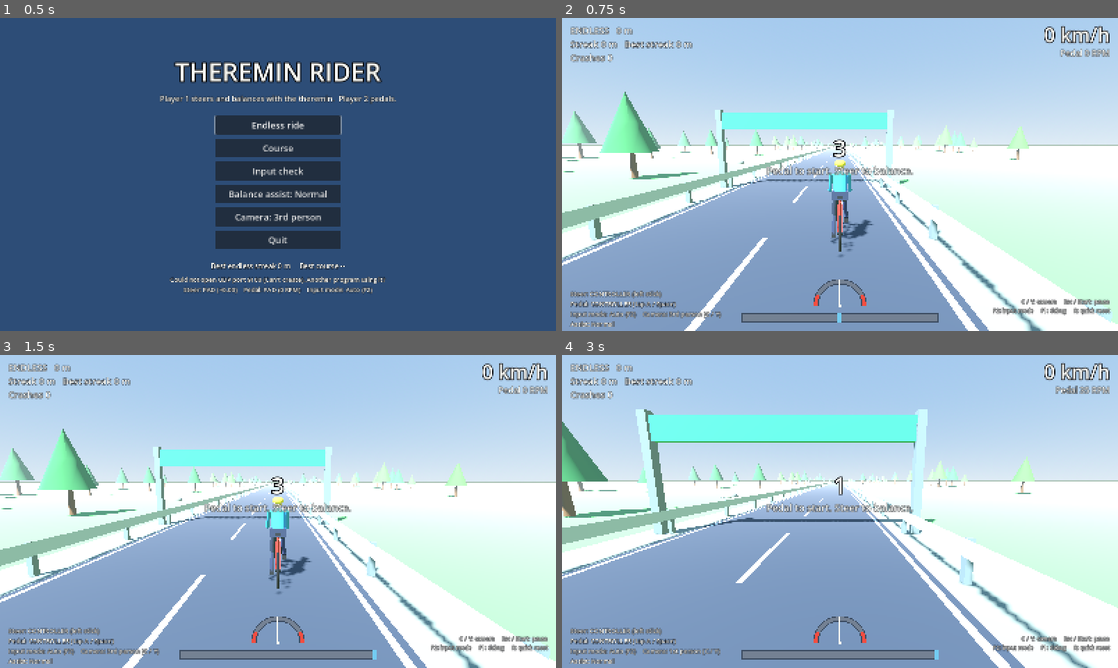
Above: before the commit, frames 1-4 (two rows, left to right).
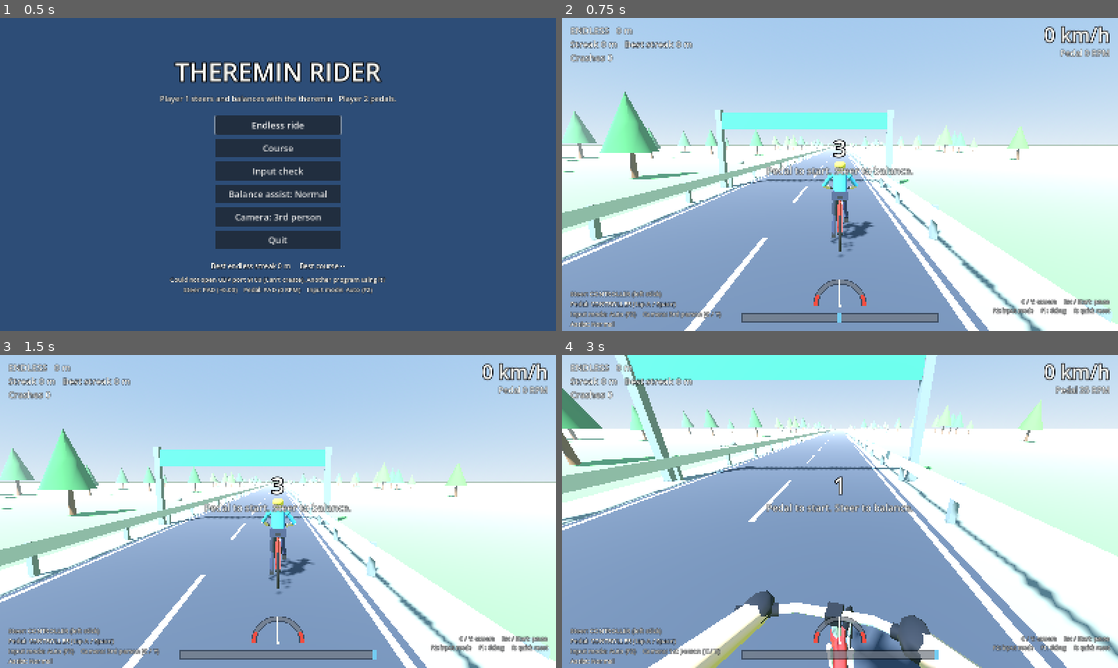
Above: after the commit, the same moments.

Repository: sahandazimi02-cmyk/ThereminRider
Game: Godot game, scene res://scenes/main_menu.tscn
Two runs of this game, one before a commit and one after it. Both use one fixed random seed, a clock stepped at 60 frames per second and the inputs below.
Inputs:
- Up to frame 1 (0.5 s): no input
- Up to frame 2 (0.75 s): click "Endless ride" at 0.5 s
- Up to frame 3 (1.5 s): tap A (steer_left) at 1.25 s; hold D (steer_right) from 1.28 s (still down); hold Space (pedal) from 1.28 s (still down)
- Up to frame 4 (3 s): tap A (steer_left) at 2 s; release D (steer_right) at 2.03 s; release Space (pedal) at 2.03 s; hold A (steer_left) 2.03-2.78 s; tap Space (pedal) at 2.1 s; hold D (steer_right) from 2.78 s (still down); hold C (toggle_camera) from 2.78 s (still down)

Frame 1 is identical in both runs. In frame 2, 0.2% of the frame differs, in the area x 46-56%, y 45-68%; in frame 3, 0.2%; in frame 4, 57%, in the area x 0-100%, y 0-100%.

Commit message:
feat: 0.4.0 true first person with arms and handlebar; bike model and FP camera editable in Godot
- New scenes/bike/bike_model.tscn: @tool BikeModel with Inspector fields for every
  shape point (live rebuild in the editor) and a FirstPersonCamera node that sets
  the first-person position, angle and FOV.
- Arms with elbows (IK), gloved hands, swept-back bar, more upright rider.
- Removed road_tuning.fp_pitch_deg / fp_fov_deg (replaced by the camera node).

Co-Authored-By: Claude Opus 5.5 <noreply@anthropic.com>

Diff:
--- /dev/null
+++ b/scenes/bike/bike_model.tscn
@@ -0,0 +1,13 @@
+[gd_scene format=3]
+
+[ext_resource type="Script" path="res://scripts/bike/bike_model.gd" id="1_model"]
+
+[node name="BikeModel" type="Node3D" node_paths=PackedStringArray("first_person_camera")]
+script = ExtResource("1_model")
+first_person_camera = NodePath("FirstPersonCamera")
+
+[node name="FirstPersonCamera" type="Camera3D" parent="."]
+transform = Transform3D(1, 0, 0, 0, 0.9135455, 0.4067366, 0, -0.4067366, 0.9135455, 0, 1.56, 0.04)
+near = 0.05
+far = 900.0
+fov = 80.0
--- a/scripts/bike/bike.gd
+++ b/scripts/bike/bike.gd
@@ -51,6 +51,10 @@
 ## game plays the big crash effects. False for plain balance/stall falls.
 var impact := false
 
+## Editable in the Godot editor: open this scene to change the bike, the rider
+## and the first-person camera.
+const MODEL_SCENE := preload("res://scenes/bike/bike_model.tscn")
+
 var model: BikeModel
 
 var _stall_t := 0.0
@@ -70,7 +74,7 @@
 func _ready() -> void:
 	if tuning == null:
 		tuning = BikeTuning.load_default()
-	model = BikeModel.new()
+	model = MODEL_SCENE.instantiate() as BikeModel
 	model.name = "Model"
 	add_child(model)
 	if noise_seed != 0:
--- a/scripts/bike/bike_camera.gd
+++ b/scripts/bike/bike_camera.gd
@@ -74,12 +74,11 @@
 
 
 func _first_person() -> void:
-	fov = tuning.fp_fov_deg
-	var eye := bike.global_transform * bike.model.eye_local()
-	var b := Basis(Vector3.UP, bike.yaw)
-	b = b * Basis(Vector3.BACK, -_roll * tuning.fp_roll_factor)
-	b = b * Basis(Vector3.RIGHT, deg_to_rad(tuning.fp_pitch_deg))
-	global_transform = Transform3D(b, eye)
+	# Placement and FOV come from the FirstPersonCamera node in
+	# scenes/bike/bike_model.tscn, so they're edited in the Godot editor.
+	fov = bike.model.first_person_fov()
+	var view := bike.model.first_person_transform(_roll * tuning.fp_roll_factor)
+	global_transform = Transform3D(Basis(Vector3.UP, bike.yaw) * view.basis, bike.global_transform * view.origin)
 
 
 func _chase(delta: float) -> void:
--- a/scripts/bike/bike_model.gd
+++ b/scripts/bike/bike_model.gd
@@ -1,30 +1,137 @@
+@tool
 ## Low-poly bicycle + rider built from primitives. Forward is -Z, right is +X,
 ## origin is on the ground midway between the wheels. Bike drives the pose
 ## through update_pose(); this script owns no gameplay logic.
+##
+## Lives in res://scenes/bike/bike_model.tscn. Open that scene to edit the
+## model: every point below is an Inspector field and the model rebuilds live
+## in the editor. The FirstPersonCamera child node IS the first-person view:
+## move/rotate it in the viewport, set its FOV, and tick "Preview" to see what
+## the rider sees. (The meshes are generated, so they don't show up in the
+## Scene dock and aren't saved into the .tscn.)
 class_name BikeModel
 extends Node3D
 
-# Visual geometry (metres, bike-local). Not gameplay tunables.
-const WHEEL_R := 0.34
-const HALF_WB := 0.525
-const BB := Vector3(0.0, 0.29, 0.10)
-const SEAT := Vector3(0.0, 0.93, 0.30)
-const HEAD_TOP := Vector3(0.0, 0.88, -0.40)
-const HEAD_BOT := Vector3(0.0, 0.70, -0.45)
-const STEER_PIVOT := Vector3(0.0, 0.0, -0.45)
-const BAR := Vector3(0.0, 0.99, -0.34)
-const BAR_HALF := 0.24
-const CRANK_R := 0.17
+@export_group("Bike")
+@export_range(0.2, 0.5, 0.005) var wheel_radius: float = 0.34:
+	set(v):
+		wheel_radius = v
+		_changed()
+## Half the distance between the axles.
+@export_range(0.3, 0.8, 0.005) var half_wheelbase: float = 0.525:
+	set(v):
+		half_wheelbase = v
+		_changed()
+## Crank axle.
+@export var bottom_bracket := Vector3(0.0, 0.29, 0.10):
+	set(v):
+		bottom_bracket = v
+		_changed()
+@export_range(0.1, 0.25, 0.005) var crank_radius: float = 0.17:
+	set(v):
+		crank_radius = v
+		_changed()
+@export var seat := Vector3(0.0, 0.93, 0.30):
+	set(v):
+		seat = v
+		_changed()
+@export var head_tube_top := Vector3(0.0, 0.88, -0.40):
+	set(v):
+		head_tube_top = v
+		_changed()
+## Bottom of the head tube. The steering turns around a vertical axis through it.
+@export var head_tube_bottom := Vector3(0.0, 0.70, -0.45):
+	set(v):
+		head_tube_bottom = v
+		_changed()
+## Centre of the handlebar (top of the stem).
+@export var handlebar := Vector3(0.0, 1.03, -0.36):
+	set(v):
+		handlebar = v
+		_changed()
+## Centre to bar end.
+@export_range(0.1, 0.45, 0.005) var handlebar_half_width: float = 0.27:
+	set(v):
+		handlebar_half_width = v
+		_changed()
+## How far the bar ends sweep back towards the rider.
+@export_range(-0.1, 0.25, 0.005) var handlebar_sweep: float = 0.07:
+	set(v):
+		handlebar_sweep = v
+		_changed()
+## How far the bar ends rise above the bar centre.
+@export_range(-0.1, 0.15, 0.005) var handlebar_rise: float = 0.03:
+	set(v):
+		handlebar_rise = v
+		_changed()
+
+@export_group("Rider")
+@export var show_rider := true:
+	set(v):
+		show_rider = v
+		_changed()
+## Centre of the hips (sits on the seat).
+@export var hip := Vector3(0.0, 1.00, 0.28):
+	set(v):
+		hip = v
+		_changed()
+@export_range(0.03, 0.2, 0.005) var hip_half_width: float = 0.09:
+	set(v):
+		hip_half_width = v
+		_changed()
+## Centre between the shoulders.
+@export var shoulder := Vector3(0.0, 1.38, 0.10):
+	set(v):
+		shoulder = v
+		_changed()
+@export_range(0.08, 0.3, 0.005) var shoulder_half_width: float = 0.19:
+	set(v):
+		shoulder_half_width = v
+		_changed()
+## Centre of the head (hidden in first person).
+@export var head := Vector3(0.0, 1.56, 0.06):
+	set(v):
+		head = v
+		_changed()
+@export_range(0.15, 0.5, 0.005) var upper_arm_length: float = 0.31:
+	set(v):
+		upper_arm_length = v
+		_changed()
+@export_range(0.15, 0.5, 0.005) var forearm_length: float = 0.30:
+	set(v):
+		forearm_length = v
+		_changed()
+## Which way the elbows bend: x = outwards, y = up, z = backwards.
+@export var elbow_direction := Vector3(1.0, -0.3, 0.6):
+	set(v):
+		elbow_direction = v
+		_changed()
+@export_range(0.2, 0.7, 0.005) var thigh_length: float = 0.47:
+	set(v):
+		thigh_length = v
+		_changed()
+@export_range(0.2, 0.7, 0.005) var shin_length: float = 0.46:
+	set(v):
+		shin_length = v
+		_changed()
+
+@export_group("First person")
+## The camera the first-person view copies (position, rotation and FOV).
+@export var first_person_camera: Camera3D
+## Editor only: hide the head and neck, as the game does in first person, so
+## the camera's Preview looks like the game.
+@export var preview_first_person := false:
+	set(v):
+		preview_first_person = v
+		_changed()
+
+# Fixed visual details (metres, bike-local). Not gameplay tunables.
 const PEDAL_X := 0.13
-const HIP := Vector3(0.0, 1.00, 0.28)
-const HIP_X := 0.09
-const SHOULDER := Vector3(0.0, 1.40, 0.0)
-const SHOULDER_X := 0.18
-const HEAD := Vector3(0.0, 1.58, -0.08)
-const THIGH := 0.47
-const SHIN := 0.46
-## First-person eye point (bike-local, before lean).
-const EYE := Vector3(0.0, 1.62, -0.12)
+const HAND_R := 0.045
+## Fallback eye point if the scene has no FirstPersonCamera.
+const DEFAULT_EYE := Vector3(0.0, 1.56, 0.02)
+const DEFAULT_FP_PITCH_DEG := -20.0
+const DEFAULT_FP_FOV := 80.0
 # Thrown-rider ragdoll-lite (visual only).
 const RIDER_PIVOT := Vector3(0.0, 1.0, 0.24)
 const RIDER_REST_H := 0.13
@@ -40,9 +147,12 @@
 var rider: Node3D
 var thrown := false
 
+var _neck: MeshInstance3D
 var _legs: Array = []  # [thigh, shin, foot] per side
-var _arms: Array[MeshInstance3D] = []
+var _arms: Array = []  # [upper arm, forearm, hand] per side
 var _pedals: Array[MeshInstance3D] = []
+var _head_visible := true
+var _pose := Vector4.ZERO  # last update_pose() args, re-applied after a rebuild
 var _r_pos := Vector3.ZERO
 var _r_vel := Vector3.ZERO
 var _r_basis := Basis.IDENTITY
@@ -51,87 +161,120 @@
 
 
 func _ready() -> void:
+	if first_person_camera == null:
+		first_person_camera = get_node_or_null("FirstPersonCamera") as Camera3D
+	if not Engine.is_editor_hint() and first_person_camera != null:
+		# Only a marker in the game; the game's BikeCamera does the rendering.
+		first_person_camera.current = false
 	_build()
 
 
+func _changed() -> void:
+	if is_node_ready():
+		_build()
+
+
 func _build() -> void:
+	# Look the old one up by name too: after an editor script reload the
+	# variable is reset but the generated node is still there.
+	var old := get_node_or_null("LeanPivot")
+	if old != null:
+		remove_child(old)
+		old.free()
+	thrown = false
+	_legs.clear()
+	_arms.clear()
+	_pedals.clear()
+
 	lean_pivot = Node3D.new()
 	lean_pivot.name = "LeanPivot"
 	add_child(lean_pivot)
 
-	var r_axle := Vector3(0.0, WHEEL_R, HALF_WB)
-	var f_axle := Vector3(0.0, WHEEL_R, -HALF_WB)
+	var r_axle := Vector3(0.0, wheel_radius, half_wheelbase)
+	var f_axle := Vector3(0.0, wheel_radius, -half_wheelbase)
+	var bb := bottom_bracket
 
 	# Frame
-	MeshKit.tube_between(lean_pivot, BB, SEAT, 0.022, "bike_frame")
-	MeshKit.tube_between(lean_pivot, BB, HEAD_BOT, 0.026, "bike_frame")
-	MeshKit.tube_between(lean_pivot, SEAT + Vector3(0, -0.06, 0), HEAD_TOP + Vector3(0, -0.02, 0), 0.022, "bike_frame")
+	MeshKit.tube_between(lean_pivot, bb, seat, 0.022, "bike_frame")
+	MeshKit.tube_between(lean_pivot, bb, head_tube_bottom, 0.026, "bike_frame")
+	MeshKit.tube_between(lean_pivot, seat + Vector3(0, -0.06, 0), head_tube_top + Vector3(0, -0.02, 0), 0.022, "bike_frame")
 	for x: float in [-0.05, 0.05]:
-		MeshKit.tube_between(lean_pivot, BB + Vector3(x, 0, 0), r_axle + Vector3(x, 0, 0), 0.014, "bike_frame")
-		MeshKit.tube_between(lean_pivot, SEAT + Vector3(x, -0.08, 0), r_axle + Vector3(x, 0, 0), 0.012, "bike_frame")
-	MeshKit.tube_between(lean_pivot, SEAT, SEAT + Vector3(0, 0.05, 0.01), 0.014, "bike_metal")
-	MeshKit.box(lean_pivot, Vector3(0.13, 0.05, 0.27), SEAT + Vector3(0, 0.07, 0.0), "bike_dark")
+		MeshKit.tube_between(lean_pivot, bb + Vector3(x, 0, 0), r_axle + Vector3(x, 0, 0), 0.014, "bike_frame")
+		MeshKit.tube_between(lean_pivot, seat + Vector3(x, -0.08, 0), r_axle + Vector3(x, 0, 0), 0.012, "bike_frame")
+	MeshKit.tube_between(lean_pivot, seat, seat + Vector3(0, 0.05, 0.01), 0.014, "bike_metal")
+	MeshKit.box(lean_pivot, Vector3(0.13, 0.05, 0.27), seat + Vector3(0, 0.07, 0.0), "bike_dark")
 
 	rear_wheel = _wheel(lean_pivot, r_axle)
 
 	# Crank
 	crank_node = Node3D.new()
-	crank_node.position = BB
+	crank_node.position = bb
 	lean_pivot.add_child(crank_node)
 	MeshKit.ring_x(crank_node, 0.10, 0.015, Vector3(0.06, 0, 0), "bike_metal")
 	for _i in 2:
 		_pedals.append(MeshKit.box(lean_pivot, Vector3(0.10, 0.025, 0.07), Vector3.ZERO, "bike_dark"))
 
-	# Steering assembly
+	# Steering assembly: head tube, fork, stem, swept-back bar, grips, front wheel.
 	steer_node = Node3D.new()
 	steer_node.name = "Steer"
-	steer_node.position = STEER_PIVOT
+	steer_node.position = _steer_pivot()
 	lean_pivot.add_child(steer_node)
-	var off := -STEER_PIVOT
-	MeshKit.tube_between(steer_node, HEAD_BOT + off, HEAD_TOP + off, 0.03, "bike_frame")
+	var off := -_steer_pivot()
+	MeshKit.tube_between(steer_node, head_tube_bottom + off, head_tube_top + off, 0.03, "bike_frame")
 	for x: float in [-0.05, 0.05]:
-		MeshKit.tube_between(steer_node, HEAD_BOT + off + Vector3(x, 0, 0), f_axle + off + Vector3(x, 0, 0), 0.014, "bike_metal")
-	MeshKit.tube_between(steer_node, HEAD_TOP + off, BAR + off, 0.018, "bike_metal")
-	MeshKit.tube_between(steer_node, BAR + off + Vector3(-BAR_HALF, 0, 0), BAR + off + Vector3(BAR_HALF, 0, 0), 0.016, "bike_metal")
-	for x: float in [-BAR_HALF, BAR_HALF]:
-		MeshKit.tube_between(steer_node, BAR + off + Vector3(x * 0.8, 0, 0), BAR + off + Vector3(x * 1.1, 0, 0), 0.022, "bike_dark")
+		MeshKit.tube_between(steer_node, head_tube_bottom + off + Vector3(x, 0, 0), f_axle + off + Vector3(x, 0, 0), 0.014, "bike_metal")
+	MeshKit.tube_between(steer_node, head_tube_top + off, handlebar + off, 0.018, "bike_metal")
+	MeshKit.box(steer_node, Vector3(0.05, 0.04, 0.05), handlebar + off, "bike_dark")
+	for side: float in [-1.0, 1.0]:
+		var bend := _bar_bend(side) + off
+		var end := _bar_end(side) + off
+		MeshKit.tube_between(steer_node, handlebar + off, bend, 0.016, "bike_metal")
+		MeshKit.tube_between(steer_node, bend, end, 0.016, "bike_metal")
+		MeshKit.tube_between(steer_node, bend.lerp(end, 0.35), end + (end - bend).normalized() * 0.015, 0.022, "bike_dark")
 	front_wheel = _wheel(steer_node, f_axle + off)
 
 	# Rider (its own node, identity transform under the lean pivot, so rider
 	# coordinates are the same as lean-pivot coordinates until it's thrown).
 	rider = Node3D.new()
 	rider.name = "Rider"
+	rider.visible = show_rider
 	lean_pivot.add_child(rider)
-	var hip_c := HIP
-	var sh_c := SHOULDER
 	var torso := MeshKit.tube(rider, 0.14, "rider_shirt", 8)
-	MeshKit.place_tube(torso, hip_c, sh_c)
-	MeshKit.box(rider, Vector3(0.30, 0.16, 0.24), hip_c + Vector3(0, 0.02, 0), "rider_pants")
+	MeshKit.place_tube(torso, hip, shoulder)
+	MeshKit.box(rider, Vector3(0.30, 0.16, 0.24), hip + Vector3(0, 0.02, 0), "rider_pants")
+	# Shoulder caps so the upper arms join the torso cleanly.
+	for side: float in [-1.0, 1.0]:
+		MeshKit.sphere(rider, 0.06, _shoulder(side), "rider_shirt")
 	head_group = Node3D.new()
-	head_group.position = HEAD
+	head_group.position = head
 	rider.add_child(head_group)
 	MeshKit.sphere(head_group, 0.105, Vector3.ZERO, "rider_skin")
 	MeshKit.sphere(head_group, 0.12, Vector3(0, 0.04, 0.01), "helmet").scale = Vector3(1.0, 0.75, 1.15)
-	MeshKit.tube_between(rider, sh_c, HEAD + Vector3(0, -0.08, 0.02), 0.05, "rider_skin")
+	_neck = MeshKit.tube_between(rider, shoulder, head + Vector3(0, -0.08, 0.02), 0.05, "rider_skin")
 	for side: float in [-1.0, 1.0]:
-		_arms.append(MeshKit.tube(rider, 0.045, "rider_shirt"))
+		var upper := MeshKit.tube(rider, 0.048, "rider_shirt")
+		var fore := MeshKit.tube(rider, 0.04, "rider_skin")
+		var hand := MeshKit.sphere(rider, HAND_R, Vector3.ZERO, "rider_glove")
+		hand.scale = Vector3(1.0, 0.85, 1.35)
+		_arms.append([upper, fore, hand])
 		var thigh := MeshKit.tube(rider, 0.065, "rider_pants")
 		var shin := MeshKit.tube(rider, 0.05, "rider_pants")
 		var foot := MeshKit.box(rider, Vector3(0.09, 0.07, 0.22), Vector3.ZERO, "bike_dark")
 		_legs.append([thigh, shin, foot])
 
-	update_pose(0.0, 0.0, 0.0, 0.0)
+	_apply_head_visible()
+	update_pose(_pose.x, _pose.y, _pose.z, _pose.w)
 
 
 func _wheel(parent: Node3D, axle: Vector3) -> Node3D:
 	var w := Node3D.new()
 	w.position = axle
 	parent.add_child(w)
-	MeshKit.ring_x(w, WHEEL_R, 0.035, Vector3.ZERO, "tire")
-	MeshKit.ring_x(w, WHEEL_R - 0.04, 0.012, Vector3.ZERO, "bike_metal")
+	MeshKit.ring_x(w, wheel_radius, 0.035, Vector3.ZERO, "tire")
+	MeshKit.ring_x(w, wheel_radius - 0.04, 0.012, Vector3.ZERO, "bike_metal")
 	for i in 4:
 		var a := PI * float(i) / 4.0
-		var d := Vector3(0.0, cos(a), sin(a)) * (WHEEL_R - 0.04)
+		var d := Vector3(0.0, cos(a), sin(a)) * (wheel_radius - 0.04)
 		MeshKit.tube_between(w, -d, d, 0.005, "bike_metal")
 	MeshKit.tube_between(w, Vector3(-0.05, 0, 0), Vector3(0.05, 0, 0), 0.025, "bike_dark")
 	return w
@@ -139,6 +282,7 @@
 
 ## lean (+ = right), steer (+ = right, radians), wheel_spin and crank angle (radians).
 func update_pose(lean: float, steer: float, wheel_spin: float, crank: float) -> void:
+	_pose = Vector4(lean, steer, wheel_spin, crank)
 	if lean_pivot == null:
 		return
 	lean_pivot.rotation = Vector3(0.0, 0.0, -lean)
@@ -151,19 +295,27 @@
 	for i in 2:
 		var side := -1.0 if i == 0 else 1.0
 		var theta := crank + (0.0 if side > 0.0 else PI)
-		var pedal := BB + Vector3(side * PEDAL_X, CRANK_R * cos(theta), -CRANK_R * sin(theta))
+		var pedal := bottom_bracket + Vector3(side * PEDAL_X, crank_radius * cos(theta), -crank_radius * sin(theta))
 		_pedals[i].position = pedal
 		if thrown:
 			continue  # limbs keep their last pose while the rider flies
-		var hip := HIP + Vector3(side * HIP_X, 0.0, 0.0)
-		var knee := _knee(hip, pedal)
+		var hip_p := hip + Vector3(side * hip_half_width, 0.0, 0.0)
+		var knee := _ik(hip_p, pedal, thigh_length, shin_length, Vector3.FORWARD)
 		var leg: Array = _legs[i]
-		MeshKit.place_tube(leg[0], hip, knee)
+		MeshKit.place_tube(leg[0], hip_p, knee)
 		MeshKit.place_tube(leg[1], knee, pedal)
 		(leg[2] as Node3D).position = pedal + Vector3(0.0, 0.03, 0.02)
-		var grip_local := BAR - STEER_PIVOT + Vector3(side * BAR_HALF * 0.95, 0.0, 0.0)
-		var grip := steer_xf * grip_local
-		MeshKit.place_tube(_arms[i], SHOULDER + Vector3(side * SHOULDER_X, 0.0, 0.0), grip)
+
+		var grip := steer_xf * (_grip(side) - _steer_pivot())
+		var sh := _shoulder(side)
+		var pole := Vector3(elbow_direction.x * side, elbow_direction.y, elbow_direction.z)
+		var elbow := _ik(sh, grip, upper_arm_length, forearm_length, pole)
+		var arm: Array = _arms[i]
+		MeshKit.place_tube(arm[0], sh, elbow)
+		MeshKit.place_tube(arm[1], elbow, grip)
+		var hand := arm[2] as Node3D
+		hand.position = grip + Vector3(0.0, 0.012, 0.0)
+		hand.basis = steer_xf.basis * Basis.from_scale(Vector3(1.0, 0.85, 1.35))
 
 
 ## Throws the rider off the bike: world velocity (m/s) and world angular
@@ -197,7 +349,7 @@
 
 
 func _physics_process(dt: float) -> void:
-	if not thrown:
+	if not thrown or Engine.is_editor_hint():
 		return
 	_r_vel.y -= 9.81 * dt
 	_r_pos += _r_vel * dt
@@ -244,21 +396,73 @@
 
 
 func set_head_visible(v: bool) -> void:
+	_head_visible = v
+	_apply_head_visible()
+
+
+func _apply_head_visible() -> void:
+	var v := _head_visible and not (Engine.is_editor_hint() and preview_first_person)
 	if head_group != null:
 		head_group.visible = v
-
-
-## Eye position for the first-person camera, in this node's space (lean applied).
-func eye_local() -> Vector3:
-	return lean_pivot.transform * EYE
-
-
-func _knee(hip: Vector3, foot: Vector3) -> Vector3:
-	var to_foot := foot - hip
-	var d := clampf(to_foot.length(), 0.05, THIGH + SHIN - 0.001)
-	var u := to_foot.normalized()
-	var fwd := Vector3(0.0, 0.0, -1.0)
-	var n := (fwd - u * u.dot(fwd)).normalized()
-	var along := (THIGH * THIGH - SHIN * SHIN + d * d) / (2.0 * d)
-	var h := sqrt(maxf(THIGH * THIGH - along * along, 0.0))
-	return hip + u * along + n * h
+	if _neck != null:
+		_neck.visible = v
+
+
+## First-person view in the parent's (Bike's) space: the FirstPersonCamera
+## node's placement. The eye moves with the full lean; the view itself rolls
+## by `roll` radians (+ = leaning right), which the camera smooths and scales.
+func first_person_transform(roll: float) -> Transform3D:
+	var local := Transform3D(Basis(Vector3.RIGHT, deg_to_rad(DEFAULT_FP_PITCH_DEG)), DEFAULT_EYE)
+	if first_person_camera != null:
+		local = _to_model_space(first_person_camera)
+	var pos := transform * (lean_pivot.transform * local.origin)
+	var roll_b := Basis(Vector3.BACK, -roll)
+	return Transform3D(transform.basis * roll_b * local.basis.orthonormalized(), pos)
+
+
+func first_person_fov() -> float:
+	return first_person_camera.fov if first_person_camera != null else DEFAULT_FP_FOV
+
+
+## The node's transform relative to this model (works however deep it's nested).
+func _to_model_space(n: Node3D) -> Transform3D:
+	var xf := n.transform
+	var p := n.get_parent()
+	while p != null and p != self:
+		if p is Node3D:
+			xf = (p as Node3D).transform * xf
+		p = p.get_parent()
+	return xf
+
+
+func _steer_pivot() -> Vector3:
+	return Vector3(0.0, 0.0, head_tube_bottom.z)
+
+
+func _shoulder(side: float) -> Vector3:
+	return shoulder + Vector3(side * shoulder_half_width, 0.0, 0.0)
+
+
+func _bar_bend(side: float) -> Vector3:
+	return handlebar + Vector3(side * handlebar_half_width * 0.45, 0.0, 0.0)
+
+
+func _bar_end(side: float) -> Vector3:
+	return handlebar + Vector3(side * handlebar_half_width, handlebar_rise, handlebar_sweep)
+
+
+## Where the hand holds the bar (bike space, steering straight).
+func _grip(side: float) -> Vector3:
+	return _bar_bend(side).lerp(_bar_end(side), 0.7)
+
+
+## Two-bone IK: the middle joint for a limb from root to end, bending towards pole.
+static func _ik(root: Vector3, end: Vector3, l1: float, l2: float, pole: Vector3) -> Vector3:
+	var to_end := end - root
+	var d := clampf(to_end.length(), 0.05, l1 + l2 - 0.001)
+	var u := to_end.normalized()
+	var n := pole - u * u.dot(pole)
+	n = n.normalized() if n.length() > 0.0001 else Vector3.UP
+	var along := (l1 * l1 - l2 * l2 + d * d) / (2.0 * d)
+	var h := sqrt(maxf(l1 * l1 - along * along, 0.0))
+	return root + u * along + n * h
--- a/scripts/core/mesh_kit.gd
+++ b/scripts/core/mesh_kit.gd
@@ -1,3 +1,4 @@
+@tool
 ## Small helpers for building low-poly props out of primitive meshes.
 class_name MeshKit
 extends RefCounted
--- a/scripts/core/palette.gd
+++ b/scripts/core/palette.gd
@@ -1,3 +1,4 @@
+@tool
 ## The only place colours are defined. Materials are cached per colour id.
 class_name Palette
 extends RefCounted
@@ -25,6 +26,7 @@
 	"rider_shirt": Color(0.20, 0.55, 0.85),
 	"rider_pants": Color(0.18, 0.20, 0.30),
 	"rider_skin": Color(0.93, 0.74, 0.60),
+	"rider_glove": Color(0.14, 0.14, 0.16),
 	"helmet": Color(0.98, 0.84, 0.25),
 	"cone": Color(0.98, 0.45, 0.10),
 	"cone_band": Color(0.96, 0.96, 0.96),
--- a/scripts/world/road_tuning.gd
+++ b/scripts/world/road_tuning.gd
@@ -96,10 +96,11 @@
 ## How much of the bike's lean the chase camera copies.
 @export_range(0.0, 1.0, 0.01) var chase_roll_factor: float = 0.1
 @export_range(40.0, 110.0, 1.0) var chase_fov_deg: float = 70.0
-## How much of the lean the first-person camera copies (1 = full).
+## How much of the lean the first-person view copies (1 = locked to the
+## rider's head, so the bars and arms stay still on screen). The first-person
+## position, angle and FOV are the FirstPersonCamera node in
+## scenes/bike/bike_model.tscn.
 @export_range(0.0, 1.0, 0.01) var fp_roll_factor: float = 0.45
-@export_range(-40.0, 10.0, 0.5) var fp_pitch_deg: float = -9.0
-@export_range(40.0, 110.0, 1.0) var fp_fov_deg: float = 78.0
 ## Extra field of view at speed_fov_full_mps and above (sense of speed).
 @export_range(0.0, 30.0, 0.5) var speed_fov_boost_deg: float = 8.0
 @export_range(2.0, 20.0, 0.1) var speed_fov_full_mps: float = 10.0
Binary file changed: docs/screenshots/course.png
Binary file changed: docs/screenshots/crash_impact.png
Binary file changed: docs/screenshots/crash_landed.png
Binary file changed: docs/screenshots/crashed_get_up.png
Binary file changed: docs/screenshots/first_person.png
Binary file changed: docs/screenshots/main_menu.png
Binary file changed: docs/screenshots/pothole.png
Binary file changed: docs/screenshots/pothole_first_person.png
Binary file changed: docs/screenshots/third_person.png
Not shown, changed: docs/CHANGELOG.md
Not shown, changed: docs/HANDOFF.md
Not shown, changed: docs/KNOWN_ISSUES.md
(and 1 more such lines)
